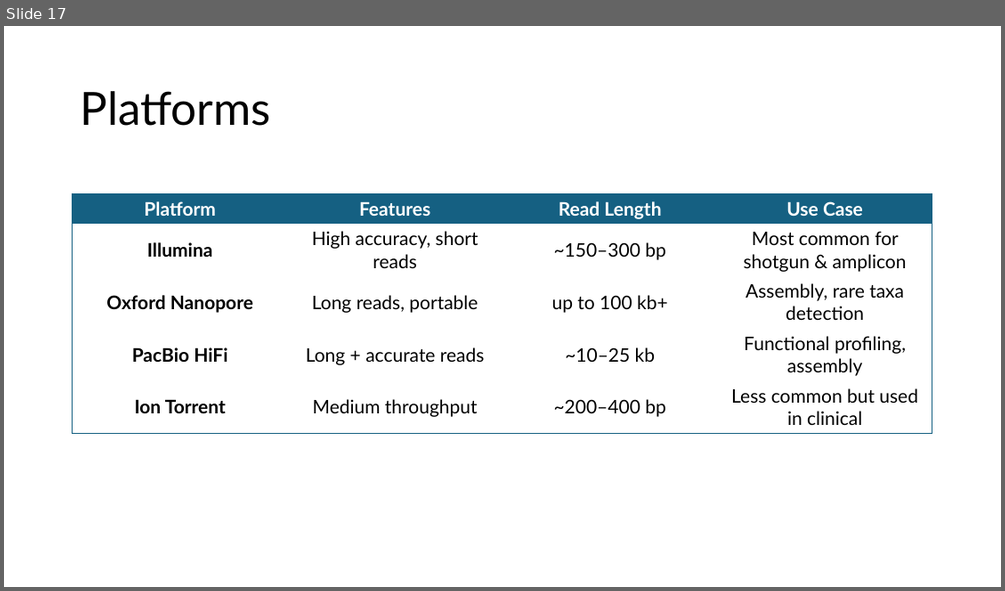
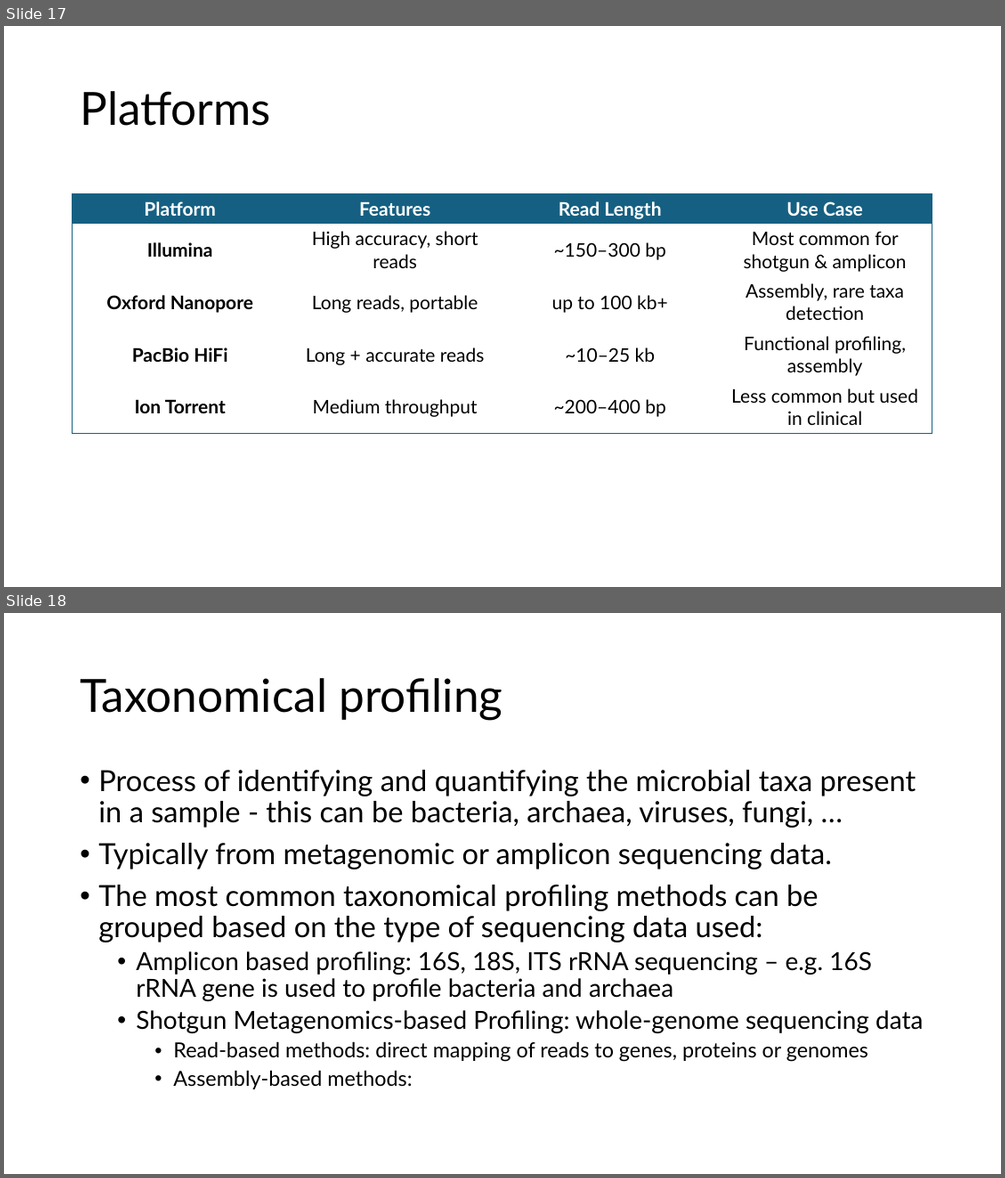
Before and after one commit to biosustain/dsp_metagenomics_training, a slide deck: course_contents/IntroMetagenomics.pptx. Shown one above the other, each under a label of ours: slide 17 before the commit, slides 17 and 18 after it. The pictures are 1005x591 and 1005x1178 pixels, drawn with LibreOffice and Linux fonts; fonts in the diff are those of the drawing. Boxes give left, top, right and bottom in pixels: in the first picture for what was removed or moved away, otherwise in the second. Text is boxed around its words. In the diff, an @@ line names an element or a change of style, - is before the commit and + after.

Commit message:
Added theory about profiling methods, gene catalog and data proporties

```diff
--- a/course_contents/IntroMetagenomics.pptx
+++ b/course_contents/IntroMetagenomics.pptx
@@ slide 18 added at [4, 613, 1001, 1174], background #FFFFFF @@
@@ title added at [80, 678, 502, 720], 44 pt, text #000000 @@
+Taxonomical profiling
@@ text added at [98, 770, 922, 1089], 28 pt, text #000000 @@
+• Process of identifying and quantifying the microbial taxa present in a sample - this can be bacteria, archaea, viruses, fungi, …
+• Typically from metagenomic or amplicon sequencing data.
+• The most common taxonomical profiling methods can be grouped based on the type of sequencing data used:
+  • Amplicon based profiling: 16S, 18S, ITS rRNA sequencing – e.g. 16S rRNA gene is used to profile bacteria and archaea
+  • Shotgun Metagenomics-based Profiling: whole-genome sequencing data
+    • Read-based methods: direct mapping of reads to genes, proteins or genomes
+    • Assembly-based methods:
```
Also in this commit, not shown: 4 slides changed, 10 other slides added, 4 slides removed.
